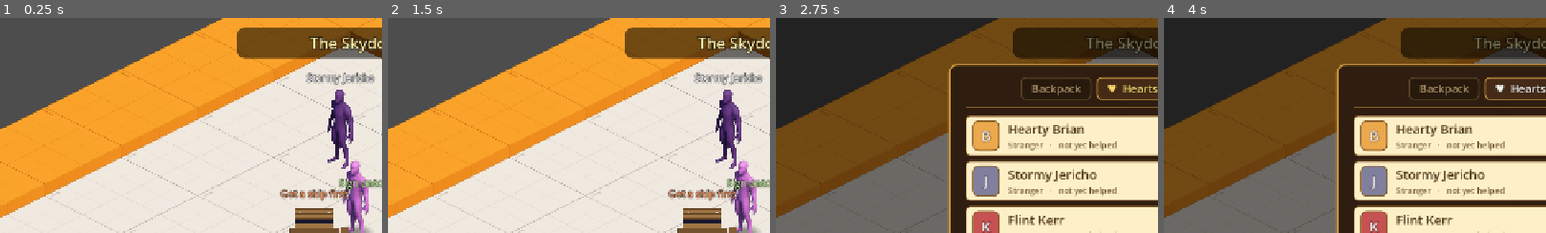
Above: before the commit, frames 1-4 (left to right).
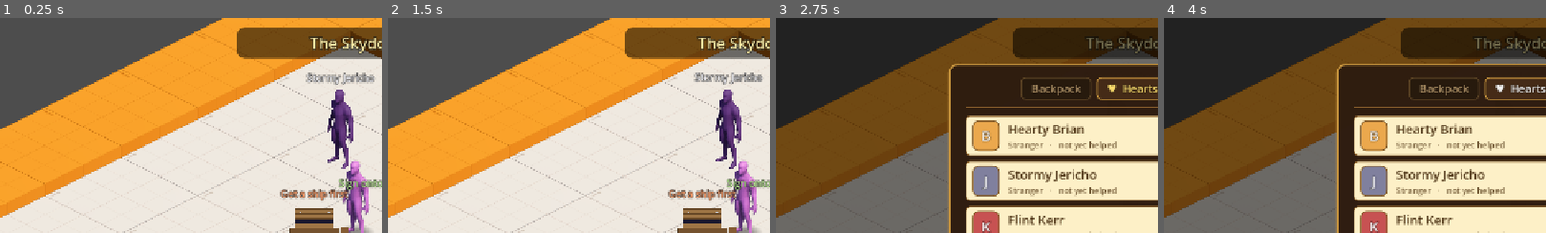
Above: after the commit, the same moments.

Repository: TairoyZone/shivaliva-shanty
Game: Godot game, scene res://levels/skydock_interior/skydock_interior.tscn
Two runs of this game, one before a commit and one after it. Both use one fixed random seed, a clock stepped at 60 frames per second and the inputs below. This scene is started directly instead of the project's main scene.
Inputs:
- Up to frame 1 (0.25 s): no input
- Up to frame 2 (1.5 s): click "!" at 0.5 s; click "X" at 1.25 s
- Up to frame 3 (2.75 s): click "♥ Hearts" at 2 s
- Up to frame 4 (4 s): click "★ Profile" at 2.75 s; click "♥ Hearts" at 3.5 s
The pictures show only the part of the screen within x 3-53%, y 0-50%; the shares and areas given below are measured in that part.

The runs differ from the first frame. In frame 1, less than 0.1% of the frame differs, in the area x 86-93%, y 39-66%; in frame 2, 0.5%, in the area x 80-98%, y 25-71%; in frame 3, less than 0.1%; in frame 4, less than 0.1%.

Commit message:
feat(juice): idle breathing-bob on the whole NPC cast (borrow: idle tweens)
Juice.bob(node, height, dur) - a looping vertical bob for cheap aliveness. Wired into the Npc base _ready (editor-guarded), so every NPC gently breathes; a randomized duration desyncs the cast so they're not in lockstep. One base hook covers all 8 NPCs + any future one.

Co-Authored-By: Claude Opus 4.8 <noreply@anthropic.com>

Diff:
--- a/components/juice.gd
+++ b/components/juice.gd
@@ -56,6 +56,17 @@
 	return tw
 
 
+## A gentle looping vertical BOB — idle "aliveness" for NPCs, props, a hovering ship. Tweens position.y
+## ±[param height] around where the node sits NOW. Store the returned Tween + `kill()` to stop.
+static func bob(node: Node2D, height: float = 3.0, dur: float = 1.8) -> Tween:
+
+	var base_y : float = node.position.y
+	var tw : Tween = node.create_tween().set_loops()
+	tw.tween_property(node, "position:y", base_y - height, dur).set_trans(Tween.TRANS_SINE).set_ease(Tween.EASE_IN_OUT)
+	tw.tween_property(node, "position:y", base_y, dur).set_trans(Tween.TRANS_SINE).set_ease(Tween.EASE_IN_OUT)
+	return tw
+
+
 ## Fade to transparent, then FREE. For a dismissed toast/panel that shouldn't just vanish.
 static func fade_out_free(node: CanvasItem, dur: float = 0.3) -> Tween:
 
--- a/components/npc/npc.gd
+++ b/components/npc/npc.gd
@@ -96,6 +96,8 @@
 		marker_label = npc_name
 	_apply_tint()
 	_setup_name_tag()
+	if not Engine.is_editor_hint():
+		Juice.bob(self, 2.5, randf_range(1.7, 2.5))   # a gentle idle breathe; varied dur desyncs the cast
 
 
 # Repurpose the inherited proximity tooltip into a PERMANENT name tag —
Not shown, changed: GODOT_BORROW_TODO.md
